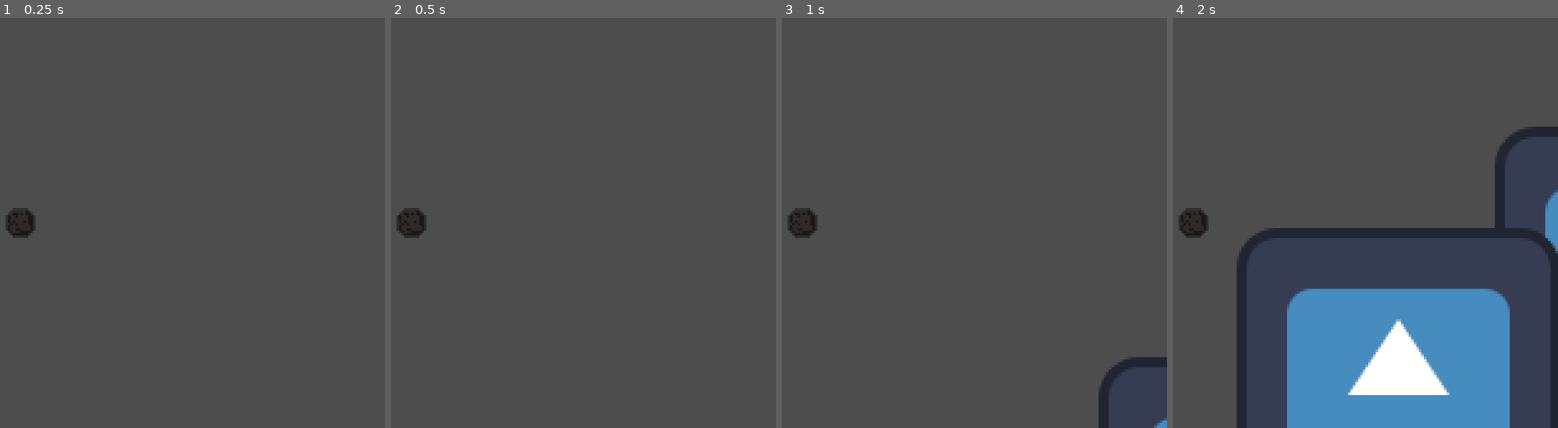
Above: before the commit, frames 1-4 (left to right).
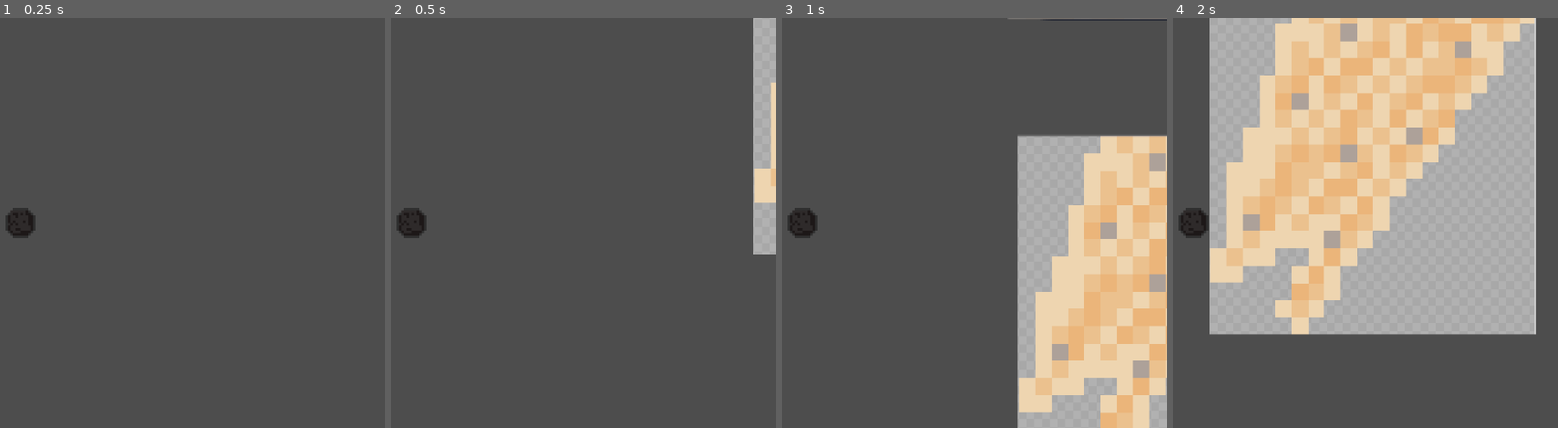
Above: after the commit, the same moments.

Repository: Demofritos/CannonBall
Game: Godot game, scene res://world.tscn
Two runs of this game, one before a commit and one after it. Both use one fixed random seed, a clock stepped at 60 frames per second and the inputs below. The engine's default icon, where the game draws it, is replaced by a stand-in: a white triangle on a blue panel in a dark square.
Inputs:
- Up to frame 1 (0.25 s): no input
- Up to frame 2 (0.5 s): no input
- Up to frame 3 (1 s): tap Enter (ui_accept) at 0.5, 0.77 s
- Up to frame 4 (2 s): tap Enter (ui_accept) at 1.52 s

Frame 1 is identical in both runs. In frame 2, 3.4% of the frame differs, in the area x 94-100%, y 0-58%; in frame 3, 28%; in frame 4, 81%, in the area x 9-100%, y 0-100%.

Commit message:
werftghjkl;po097ytrfdx

Diff:
--- /dev/null
+++ b/ssdfghjk.tscn
@@ -0,0 +1,12 @@
+[gd_scene format=3 uid="uid://dykhek3vtdxqt"]
+
+[ext_resource type="Texture2D" uid="uid://cog0iuerlgy0v" path="res://Screenshot_20260421_110101.png" id="1_d7vdn"]
+
+[node name="ground" type="Area2D" unique_id=185127128]
+
+[node name="Sprite2D" type="Sprite2D" parent="." unique_id=59430163]
+position = Vector2(0.75, -1.75)
+scale = Vector2(1.0024077, 0.988746)
+texture = ExtResource("1_d7vdn")
+
+[node name="CollisionShape2D" type="CollisionShape2D" parent="." unique_id=1581236953]
--- a/world.tscn
+++ b/world.tscn
@@ -2,6 +2,8 @@
 
 [ext_resource type="PackedScene" uid="uid://neafyrt5gjco" path="res://ball.tscn" id="2_fj7yv"]
 [ext_resource type="PackedScene" uid="uid://cbb6u8lu02dql" path="res://static_body_2d.tscn" id="2_tlwt5"]
+[ext_resource type="Texture2D" uid="uid://dyys8unn2xwe1" path="res://Screenshot_20260421_110424.png" id="3_aqk2v"]
+[ext_resource type="Texture2D" uid="uid://dfvwu3eglayob" path="res://Screenshot_20260421_110350.png" id="4_036b0"]
 
 [node name="World" type="Node2D" unique_id=1307264536]
 
@@ -9,34 +11,20 @@
 position = Vector2(452, -1)
 
 [node name="StaticBody2D" parent="." unique_id=813673423 instance=ExtResource("2_tlwt5")]
-position = Vector2(1299, -21)
+position = Vector2(927, -21)
 
 [node name="StaticBody2D2" parent="." unique_id=589717040 instance=ExtResource("2_tlwt5")]
-position = Vector2(1180, 68)
+position = Vector2(702, 72)
 
 [node name="StaticBody2D3" parent="." unique_id=1711800153 instance=ExtResource("2_tlwt5")]
-position = Vector2(1174, -89)
+position = Vector2(699, -101)
 
-[node name="StaticBody2D4" parent="." unique_id=1709484993 instance=ExtResource("2_tlwt5")]
-position = Vector2(1055, 87)
+[node name="Screenshot20260421110424" type="Sprite2D" parent="." unique_id=148952464]
+position = Vector2(701.5, 73)
+scale = Vector2(0.38507447, 0.408805)
+texture = ExtResource("3_aqk2v")
 
-[node name="StaticBody2D5" parent="." unique_id=1961588788 instance=ExtResource("2_tlwt5")]
-position = Vector2(1057, -117)
-
-[node name="StaticBody2D6" parent="." unique_id=1519064795 instance=ExtResource("2_tlwt5")]
-position = Vector2(944, 110)
-
-[node name="StaticBody2D7" parent="." unique_id=41942412 instance=ExtResource("2_tlwt5")]
-position = Vector2(926, -143)
-
-[node name="StaticBody2D8" parent="." unique_id=962878475 instance=ExtResource("2_tlwt5")]
-position = Vector2(835, 120)
-
-[node name="StaticBody2D9" parent="." unique_id=221576733 instance=ExtResource("2_tlwt5")]
-position = Vector2(798, -163)
-
-[node name="StaticBody2D10" parent="." unique_id=1331870712 instance=ExtResource("2_tlwt5")]
-position = Vector2(684, -198)
-
-[node name="StaticBody2D11" parent="." unique_id=1300568827 instance=ExtResource("2_tlwt5")]
-position = Vector2(733, 160)
+[node name="Screenshot20260421110350" type="Sprite2D" parent="." unique_id=949433507]
+position = Vector2(698.00006, -102.00003)
+scale = Vector2(0.42483655, 0.49425286)
+texture = ExtResource("4_036b0")
Binary file added: Screenshot_20260421_110101.png
Not shown, added: Screenshot_20260421_110101.png.import
Binary file added: Screenshot_20260421_110350.png
Not shown, added: Screenshot_20260421_110350.png.import
Binary file added: Screenshot_20260421_110424.png
Not shown, added: Screenshot_20260421_110424.png.import
